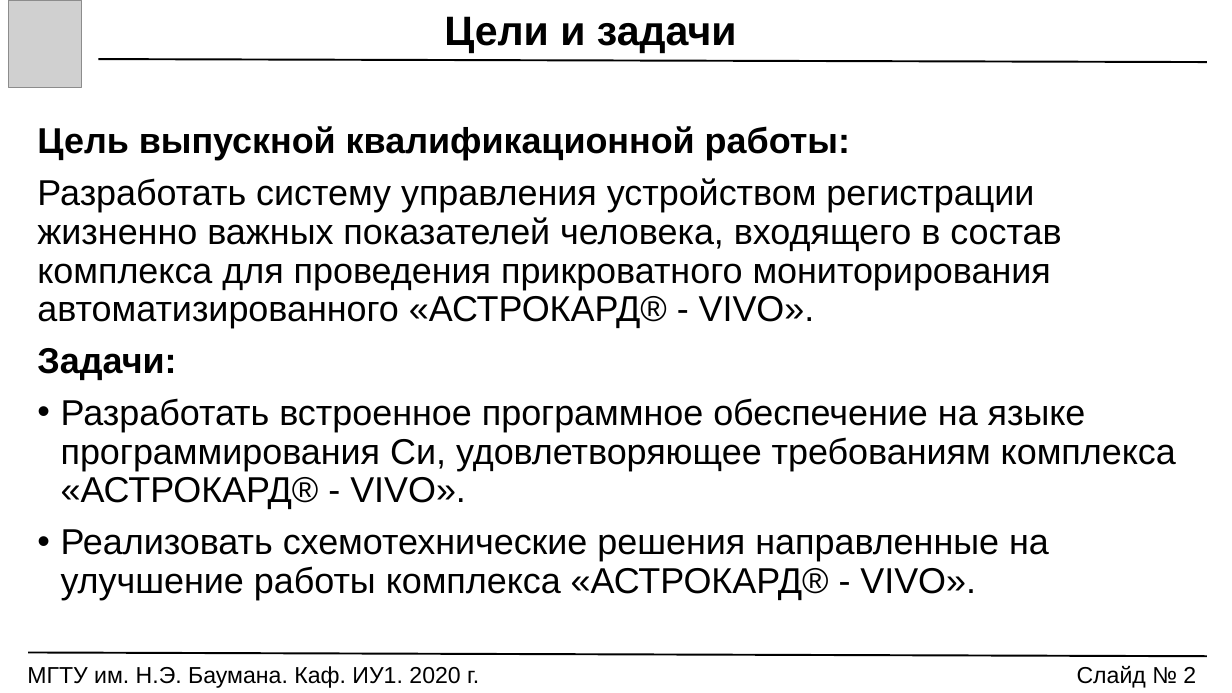
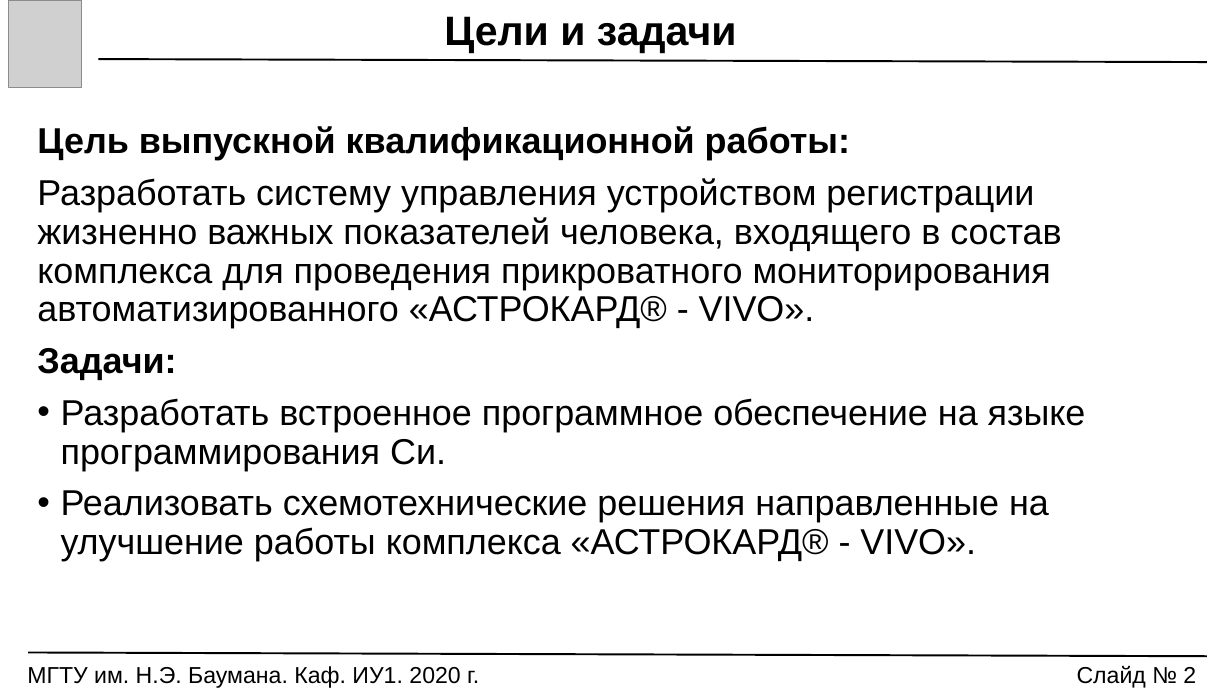
Before and after one commit to Markus85666/Graduation-Qualification-Work, a slide deck: slide 2 of РЕЧЬ_ПРЕЗЕНТАЦИЯ/VKR_Prezentatsia.pptx. Drawn at 1232x693 pixels with LibreOffice and Linux fonts; fonts in the diff are those of the drawing; grey boxes stand for pictures. Boxes give left, top, right and bottom in pixels: in the first picture for what was removed or moved away, otherwise in the second. Text is boxed around its words. In the diff, an @@ line names an element or a change of style, - is before the commit and + after.

```diff
--- a/РЕЧЬ_ПРЕЗЕНТАЦИЯ/VKR_Prezentatsia.pptx
+++ b/РЕЧЬ_ПРЕЗЕНТАЦИЯ/VKR_Prezentatsia.pptx
@@ text at bbox=[61, 398, 1086, 471]: text changed @@
-• Разработать встроенное программное обеспечение на языке программирования Си, удовлетворяющее требованиям комплекса «АСТРОКАРД® - VIVO».
+• Разработать встроенное программное обеспечение на языке программирования Си.
```
Also in this commit, not shown: 2 other slides changed, 4 other files.
